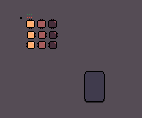
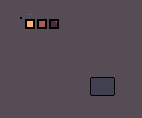
The second w=142, h=118 image is a revision of the first. Changes to its layers:
removed group "Center" (3 layers) over [26, 19, 57, 29]
moved "UIMiniMapRoom0.png" out of group "Center", painted on it over [25, 19, 35, 29]
moved "UIMiniMapRoom1.png" out of group "Center", painted on it over [37, 19, 47, 29]
moved "UIMiniMapRoom2.png" out of group "Center", painted on it over [48, 19, 59, 29]
removed group "Left" (3 layers) over [27, 31, 58, 39]
removed layer "UIMiniMapRoom3.png" from group "Left" over [27, 31, 36, 39]
removed layer "UIMiniMapRoom4.png" from group "Left" over [38, 31, 47, 39]
removed layer "UIMiniMapRoom5.png" from group "Left" over [49, 31, 58, 39]
removed group "Right" (3 layers) over [26, 41, 57, 49]
removed layer "UIMiniMapRoom6.png" from group "Right" over [26, 41, 35, 49]
removed layer "UIMiniMapRoom7.png" from group "Right" over [37, 41, 46, 49]
removed layer "UIMiniMapRoom8.png" from group "Right" over [48, 41, 57, 49]
painted on "Frame" over [84, 71, 115, 103]
